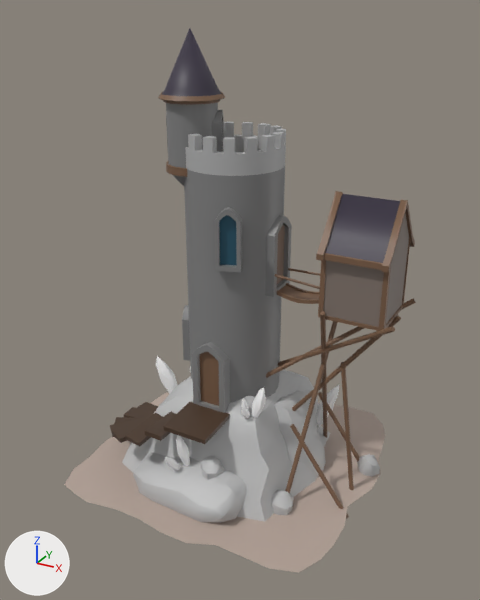
Renders of the FBX model Assets/Models/Buildings/MagicTower.fbx from each side of a commit.
The view is the same before and after, from a camera (50 mm lens) standing at (0.257, -0.458, 0.386) and looking at (0.011, -0.01, 0.163). The lights are fixed; the arrows at lower left show +X, +Y and +Z. Where no turn or scale is listed for an object, it has been applied to the vertices.

The scene before the commit, as lines of its bpy script (objects in view):
```python
mat_rockmaterial = principled_material('RockMaterial')
mat_rockmaterial.base_color = (0.5, 0.5, 0.5)  # grey #bcbcbc
me_mesh = bpy.data.meshes.new('Mesh')
me_mesh.from_pydata(...)  # 2746 vertices, 2751 faces; spans x -0.12..0.147, y -0.125..0.123, z -0.018..0.373
me_mesh.materials.append(mat_rockmaterial)  # grey #bcbcbc
me_mesh.materials.append(mat_towerwallmaterial)  # grey #828282
me_mesh.materials.append(mat_towertopmaterial)  # grey #b1b1b1
me_mesh.materials.append(mat_woodenfloormaterial)  # brown #4a3627
me_mesh.materials.append(mat_woodenbeammaterial)  # brown #7a5c46
me_mesh.materials.append(mat_cottagewallmaterial)  # brown #82756d
me_mesh.materials.append(mat_cottageroofmaterial)  # dark purple #373041
me_mesh.materials.append(mat_towerwindowframematerial)  # grey #828282
me_mesh.materials.append(mat_towerwindowmaterial)  # dark cyan #235569
me_mesh.materials.append(mat_towerdoormaterial)  # brown #7a5c46
me_mesh.materials.append(mat_groundmaterial)  # grey #b7a59a
me_mesh.materials.append(mat_crystalmaterial)  # its picture is missing
ob_magictower = bpy.data.objects.new('MagicTower', me_mesh)
ob_magictower.location = (0.0, 0.0, 0.0)
```
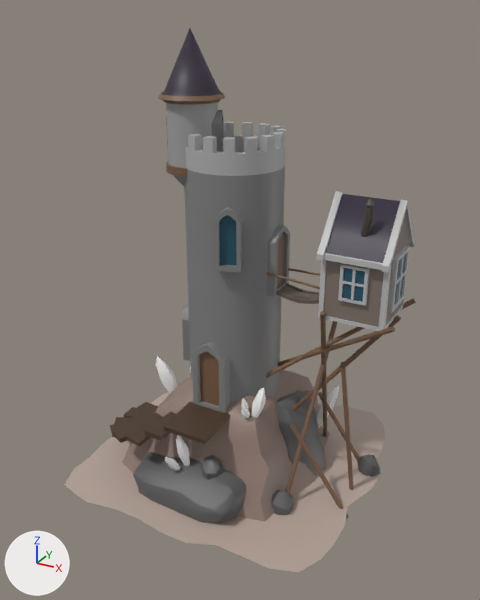
The newer file is also turned or shifted as a whole; pictures and numbers use the older file's frame.

Where the change shows, as pixel boxes (x1, y1, x2, y2) in the pictures (480 x 600 px; the box of a moved part takes in the faces that stretch with it):
'MagicTower', recoloured, reshaped: (64, 28, 416, 573) in both
part 1 of me_mesh, added: after (388, 246, 410, 313)
part 2 of me_mesh, added: after (338, 264, 370, 306)
part 3 of me_mesh, added: after (361, 197, 374, 237)
part 4 of me_mesh, moved or reshaped: before (265, 215, 319, 304); after (267, 225, 319, 304)
part 5 of me_mesh, recoloured (grey to brown): (122, 369, 330, 522) in both
part 6 of me_mesh, recoloured: (166, 102, 218, 184) in both
part 7 of me_mesh, recoloured (brown to grey): (316, 191, 415, 331) in both

Diff of the bpy script that builds the scene:
```diff
--- a/Assets/Models/Buildings/MagicTower.fbx.py
+++ b/Assets/Models/Buildings/MagicTower.fbx.py
@@ mat_rockmaterial @@
 mat_rockmaterial = principled_material('RockMaterial')
-mat_rockmaterial.base_color = (0.5, 0.5, 0.5)  # grey #bcbcbc
+mat_rockmaterial.base_color = (0.107, 0.107, 0.107)  # dark grey #5c5c5c
@@ mat_turretroofmaterial @@
+mat_turretroofmaterial = principled_material('TurretRoofMaterial')
+mat_turretroofmaterial.base_color = (0.0293, 0.0196, 0.0384)  # dark purple #302637
@@ mat_cottageframematerial @@
+mat_cottageframematerial = principled_material('CottageFrameMaterial')
+mat_cottageframematerial.base_color = (0.5, 0.5, 0.5)  # grey #bcbcbc
@@ mat_turretmaterial @@
+mat_turretmaterial = principled_material('TurretMaterial')
+mat_turretmaterial.base_color = (0.358, 0.358, 0.358)  # grey #a1a1a1
@@ mat_stonematerial @@
+mat_stonematerial = principled_material('StoneMaterial')
+mat_stonematerial.base_color = (0.272, 0.192, 0.16)  # brown #8e796f
@@ mat_chimneymaterial @@
+mat_chimneymaterial = principled_material('ChimneyMaterial')
+mat_chimneymaterial.base_color = (0.0866, 0.0706, 0.0509)  # brown #534b40
@@ mat_towerbridgematerial @@
+mat_towerbridgematerial = principled_material('TowerBridgeMaterial')
+mat_towerbridgematerial.base_color = (0.141, 0.108, 0.0804)  # brown #695c50
@@ me_mesh @@
 # used by ob_magictower; location = (0.0, 0.0, 0.0)
-me_mesh.from_pydata(...)  # 2746 vertices, 2751 faces; spans x -0.12..0.147, y -0.125..0.123, z -0.018..0.373
+me_mesh.from_pydata(...)  # 3096 vertices, 3099 faces; spans x -0.12..0.147, y -0.125..0.123, z -0.018..0.373
+# me_mesh part 1: a new loose piece of 88 vertices spanning x 0.134..0.141, y -0.015..0.016, z 0.182..0.224
+# me_mesh part 2: a new loose piece of 88 vertices spanning x 0.103..0.124, y -0.028..-0.021, z 0.189..0.217
+# me_mesh part 3: a new loose piece of 50 vertices spanning x 0.111..0.122, y -0.022..-0.011, z 0.231..0.267, in mat_chimneymaterial (brown #534b40)
+# me_mesh part 4: 4 vertices moved within x 0.044..0.085, y -0.01..0.01, z 0.174..0.177; 63 vertices removed from x 0.024..0.044, y -0.016..0.015, z 0.174..0.238; 99 vertices added at x 0.026..0.098, y -0.014..0.014, z 0.174..0.23
+# me_mesh part 5: 150 faces spanning x -0.093..0.085, y -0.087..0.095, z -0.001..0.084 switch from mat_rockmaterial (grey #bcbcbc) to mat_stonematerial (brown #8e796f)
+# me_mesh part 6: 36 faces spanning x -0.051..-0.011, y -0.031..0.008, z 0.246..0.321 switch from mat_towerwallmaterial (grey #828282) to mat_turretmaterial (grey #a1a1a1)
+# me_mesh part 7: 156 faces spanning x 0.086..0.14, y -0.032..0.034, z 0.17..0.262 switch from mat_woodenbeammaterial (brown #7a5c46) to mat_cottageframematerial (grey #bcbcbc)
 me_mesh.materials.append(mat_towertopmaterial)
@@ me_mesh @@
 me_mesh.materials.append(mat_crystalmaterial)
+me_mesh.materials.append(mat_chimneymaterial)  # brown #534b40
+me_mesh.materials.append(mat_turretroofmaterial)  # dark purple #302637
+me_mesh.materials.append(mat_towerbridgematerial)  # brown #695c50
```
